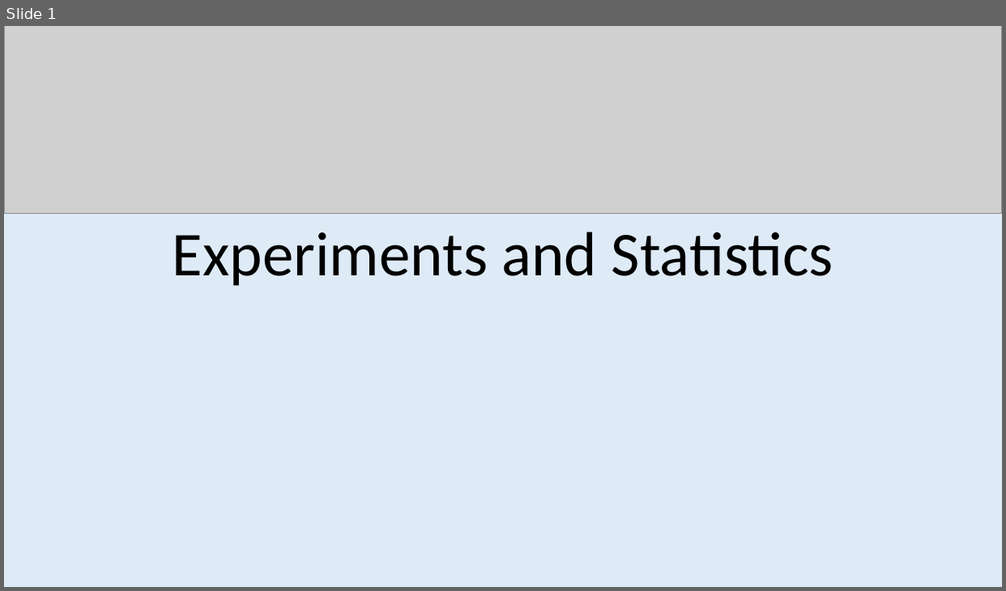
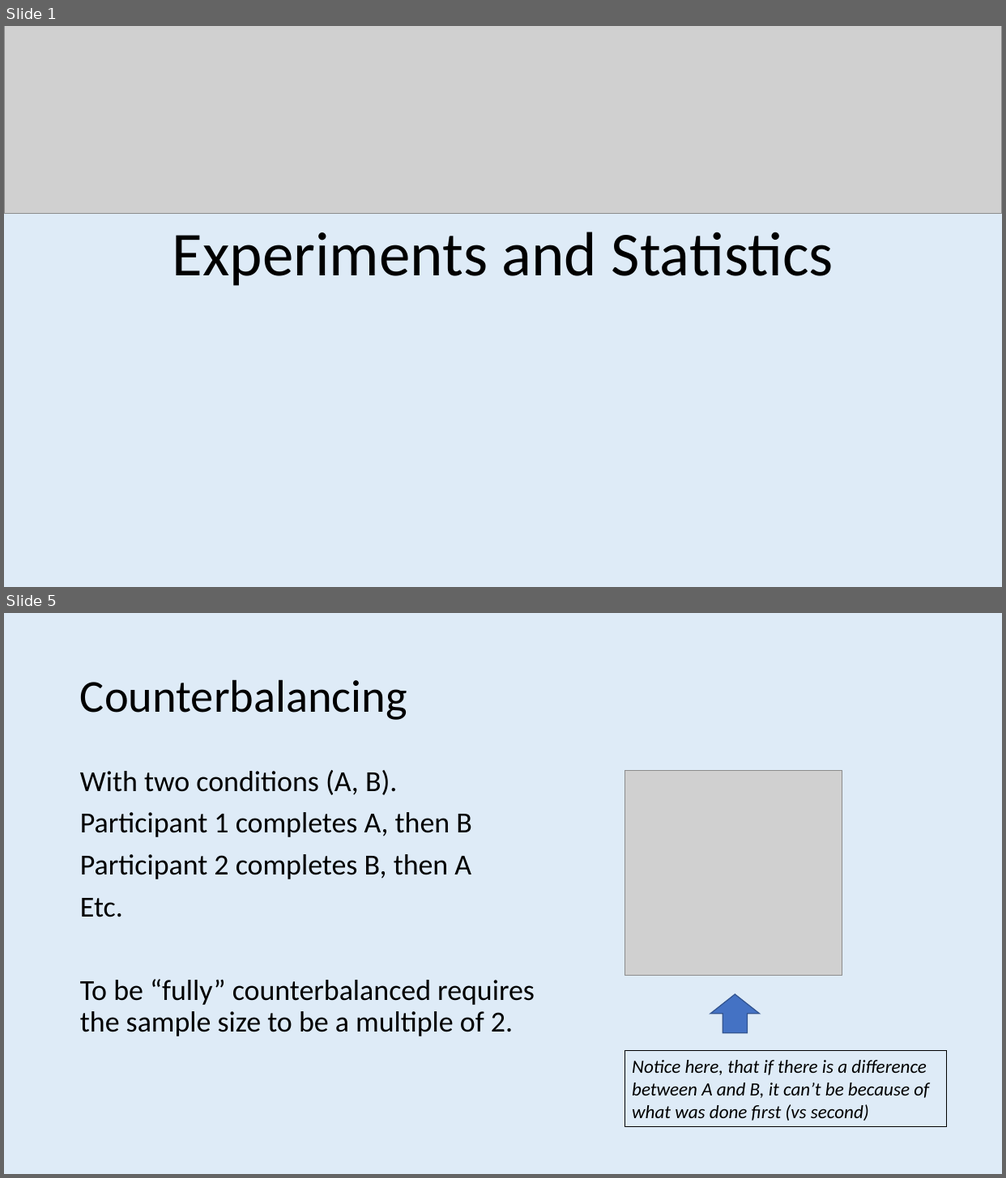
Before and after one commit to ajwills72/rmhealth-found, a slide deck: docs/lecture_4.pptx. Shown one above the other, each under a label of ours: slide 1 before the commit, slides 1 and 5 after it; the slides between them are not shown. The pictures are 1006x591 and 1006x1178 pixels, drawn with LibreOffice and Linux fonts; fonts in the diff are those of the drawing; grey boxes stand for pictures. Boxes give left, top, right and bottom in pixels: in the first picture for what was removed or moved away, otherwise in the second. Text is boxed around its words. In the diff, an @@ line names an element or a change of style, - is before the commit and + after.

```diff
--- a/docs/lecture_4.pptx
+++ b/docs/lecture_4.pptx
@@ slide 5 added at <box>4,613,1002,1174</box>, background #DEEBF7 @@
@@ title added at <box>80,679,407,720</box>, 44 pt, text #000000 @@
+Counterbalancing
@@ text added at <box>80,770,535,1037</box>, 28 pt, text #000000 @@
+With two conditions (A, B).
+Participant 1 completes A, then B
+Participant 2 completes B, then A
+Etc.
+To be “fully” counterbalanced requires the sample size to be a multiple of 2.
@@ picture added at <box>624,770,842,975</box> @@
@@ up arrow added at <box>710,995,760,1033</box>, fill #4472C4, outline #325491 1 pt @@
@@ rectangle added at <box>624,1051,947,1127</box>, outline #000000 0.75 pt, 18 pt, text #000000, italic @@
+Notice here, that if there is a difference between A and B, it can’t be because of what was done first (vs second)
```
Also in this commit, not shown: 17 other slides added, 9 slides removed.
